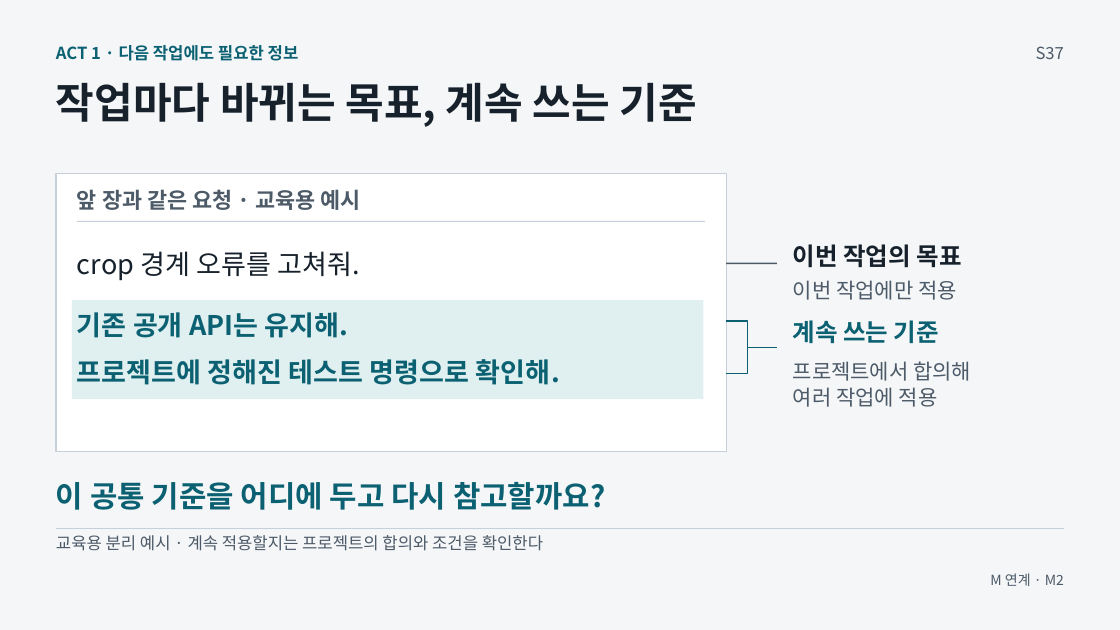
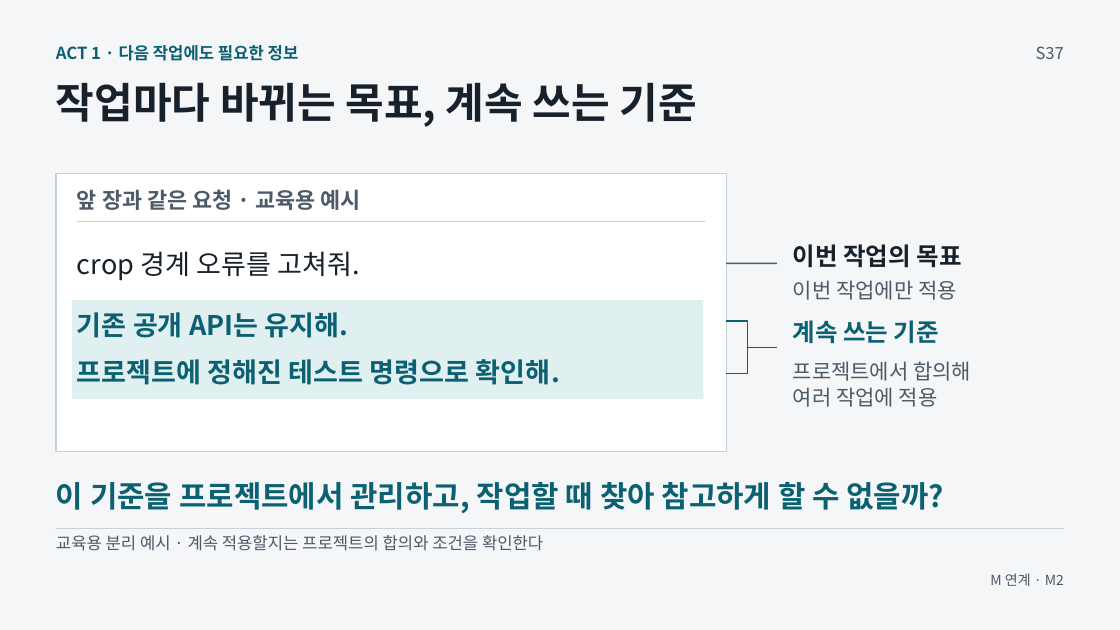
Before and after one commit to GideokKim/ai-dev-training, a slide deck: slide 23 of production/ACT_1.pptx. Drawn at 1120x630 pixels with LibreOffice and Linux fonts; fonts in the diff are those of the drawing. Boxes give left, top, right and bottom in pixels: in the first picture for what was removed or moved away, otherwise in the second. Text is boxed around its words. In the diff, an @@ line names an element or a change of style, - is before the commit and + after.

```diff
--- a/production/ACT_1.pptx
+++ b/production/ACT_1.pptx
@@ text at box(56, 482, 944, 513): text changed @@
-이 공통 기준을 어디에 두고 다시 참고할까요?
+이 기준을 프로젝트에서 관리하고, 작업할 때 찾아 참고하게 할 수 없을까?
```
Also in this commit, not shown: 28 other files.
